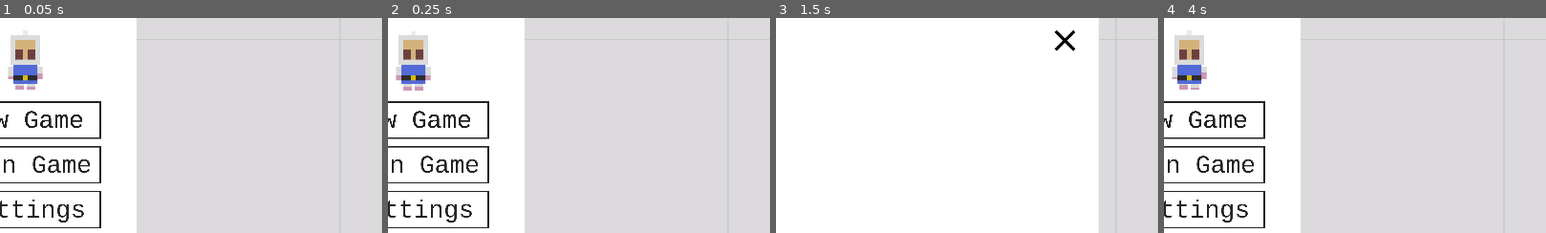
Above: before the commit, frames 1-4 (left to right).
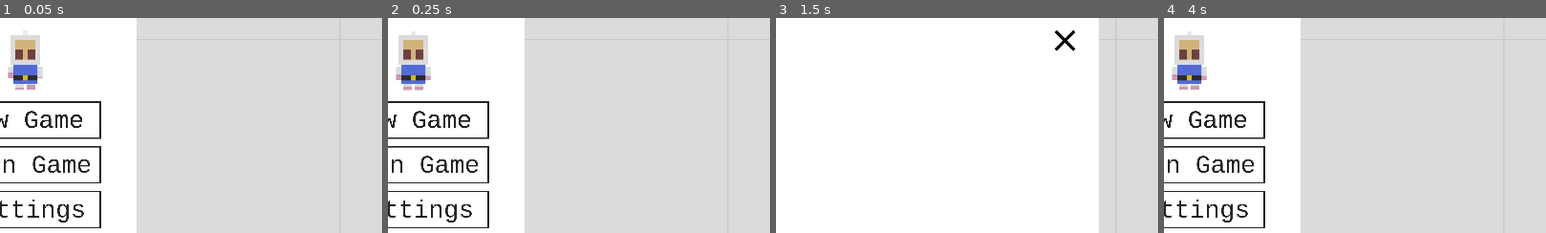
Above: after the commit, the same moments.

Repository: AmarOk1412/Eksplode.re
Game: Godot game, scene res://Lobby.tscn
Same seed, same stepped clock (60 frames per second), same inputs: the game is played once before the commit and once after it. Sound files missing from this copy of the repository are replaced by a short silence.
Inputs (mouse positions are % of the whole screen's width and height, from its top left):
- Up to frame 1 (0.05 s): no input
- Up to frame 2 (0.25 s): no input
- Up to frame 3 (1.5 s): tap Enter (ui_accept) at 0.5, 0.77 s; hold Right (ui_right) 0.53-1.25 s; tap Ctrl (ui_second_action) at 0.6 s; click (50, 37) at 1.25 s
- Up to frame 4 (4 s): click (85, 81) at 2 s; click (85, 81) at 2.75 s; click (85, 19) at 3.5 s
The pictures show only the part of the screen within x 47-97%, y 13-63%; the shares and areas given below are measured in that part.

The runs differ from the first frame. In frame 1, 0.1% of the frame differs, in the area x 2-12%, y 25-33%; in frame 2, less than 0.1%; in frame 3, nothing differs; in frame 4, 0.1%.
Error in both runs: Assertion failed. (res://gamestate.gd:87)

Commit message:
game: player can't move when game is finished
Issue: #21

Diff:
--- a/Game.gd
+++ b/Game.gd
@@ -50,6 +50,8 @@
 func check_winner():
 	var players = get_tree().get_nodes_in_group("Player")
 	if players.size() == 1:
+		for p in players:
+			p.finished = true
 		$NodeWinningLabel/WinningLabel.text = "Game Over\n" + players[0].playerName + " Wins!"
 	elif players.size() == 0:
 		$NodeWinningLabel/WinningLabel.text = "Game Over"
--- a/Lobby.tscn
+++ b/Lobby.tscn
@@ -123,7 +123,7 @@
 position = Vector2( 150, 70 )
 scale = Vector2( 0.33, 0.33 )
 frames = SubResource( 3 )
-frame = 5
+frame = 11
 playing = true
 
 [node name="Settings" type="Panel" parent="."]
--- a/Player.gd
+++ b/Player.gd
@@ -12,6 +12,7 @@
 var pushBombs = false
 var type = ""
 var exploded = false
+var finished = false
 
 # Network
 puppet var puppet_pos = Vector2()
@@ -40,7 +41,7 @@
 var playerName = ""
 
 func _physics_process(delta):
-	if exploded:
+	if exploded or finished:
 		return
 	# Get player input
 	var direction: Vector2
@@ -100,7 +101,7 @@
 		puppet_pos = position # To avoid jitter
 
 func push():
-	if not self.pushBombs:
+	if not self.pushBombs or self.finished:
 		return
 	var offsetVec = Vector2()
 	if lastDir == Direction.Right:
@@ -122,6 +123,8 @@
 			break
 
 func _input(ev):
+	if self.finished:
+		return
 	if is_network_master():
 		if Input.is_action_just_pressed("ui_accept"):
 			rpc("drop", get_tree().get_network_unique_id())
@@ -131,7 +134,7 @@
 sync func drop(id):
 	if get_network_master() != id:
 		return
-	if self.bombs <= 0:
+	if self.bombs <= 0 or self.finished:
 		return
 	var root = get_tree().get_root()
 	var tileMap = root.get_node("Game").get_node("Map")
@@ -166,6 +169,8 @@
 	currentEffect = Effect.None
 
 func near(bomb):
+	if self.finished:
+		return
 	if self.repelBombs:
 		if bomb.position.x - prefs.CELL_SIZE/2 > self.position.x:
 			bomb.moveVector = Vector2(1,0)
@@ -177,6 +182,8 @@
 			bomb.moveVector = Vector2(0,-1)
 
 func affect():
+	if self.finished:
+		return
 	timerEffect.stop()
 	# Note: random effect and avoid None
 	currentEffect = Effect.values()[randi()%(Effect.size() - 1) + 1]
